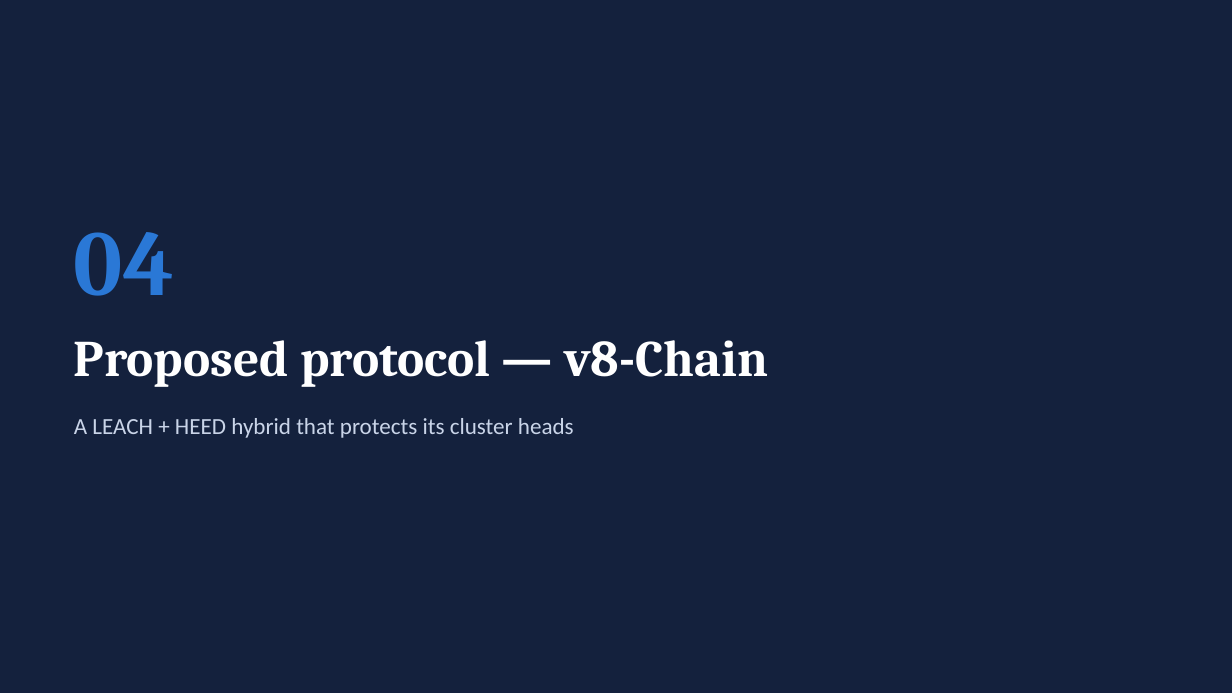
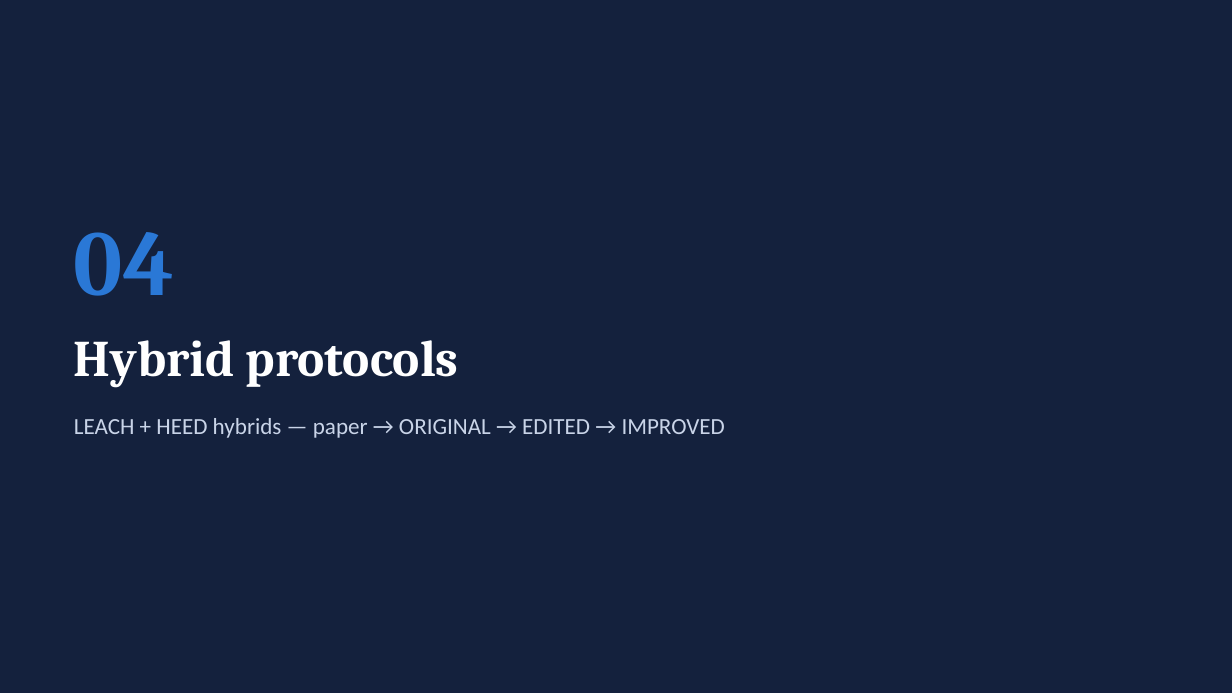
Before and after one commit to RahmaOshba/Routing-Protocols, a slide deck: slide 25 of thesis-final/Thesis_Defense_v8-Chain.pptx (slide 20 before the commit). Drawn at 1232x693 pixels with LibreOffice and Linux fonts; fonts in the diff are those of the drawing. Boxes give left, top, right and bottom in pixels: in the first picture for what was removed or moved away, otherwise in the second. Text is boxed around its words. In the diff, an @@ line names an element or a change of style, - is before the commit and + after.

```diff
--- a/thesis-final/Thesis_Defense_v8-Chain.pptx
+++ b/thesis-final/Thesis_Defense_v8-Chain.pptx
@@ text at (74, 340, 459, 387): text changed @@
-Proposed protocol — v8-Chain
+Hybrid protocols
@@ text at (74, 418, 725, 438): text changed @@
-A LEACH + HEED hybrid that protects its cluster heads
+LEACH + HEED hybrids — paper → ORIGINAL → EDITED → IMPROVED
```
Also in this commit, not shown: 20 other slides changed, 40 slides added, 18 slides removed, 44 other files.
